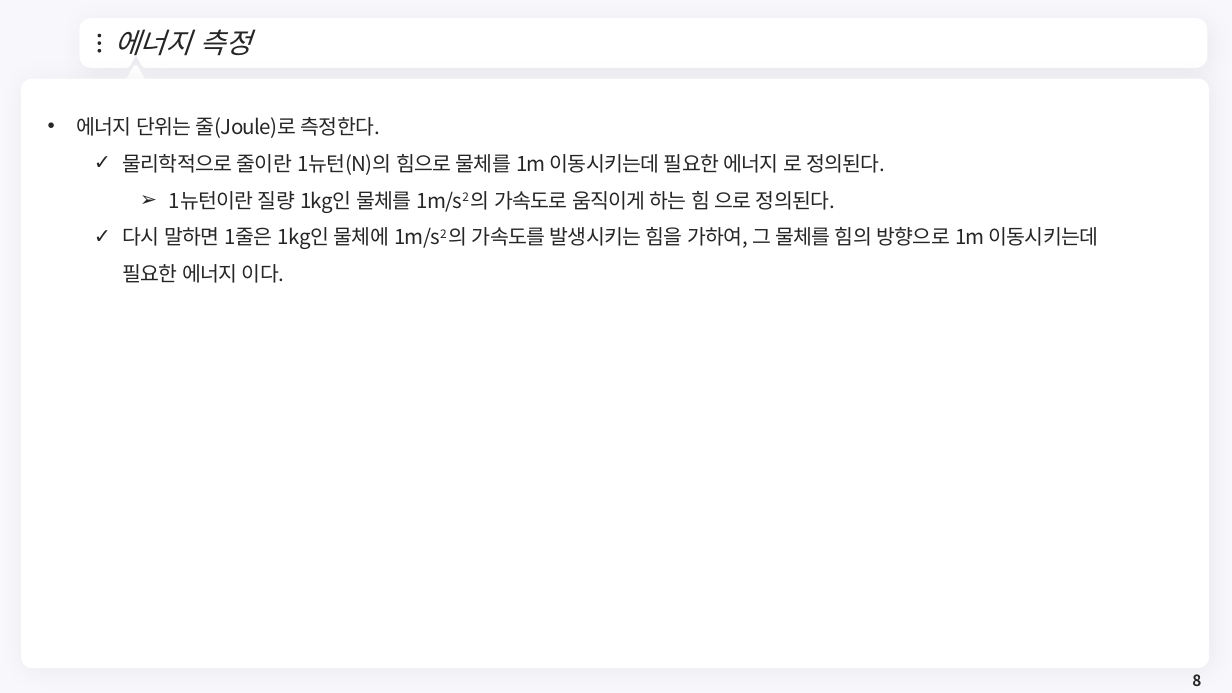
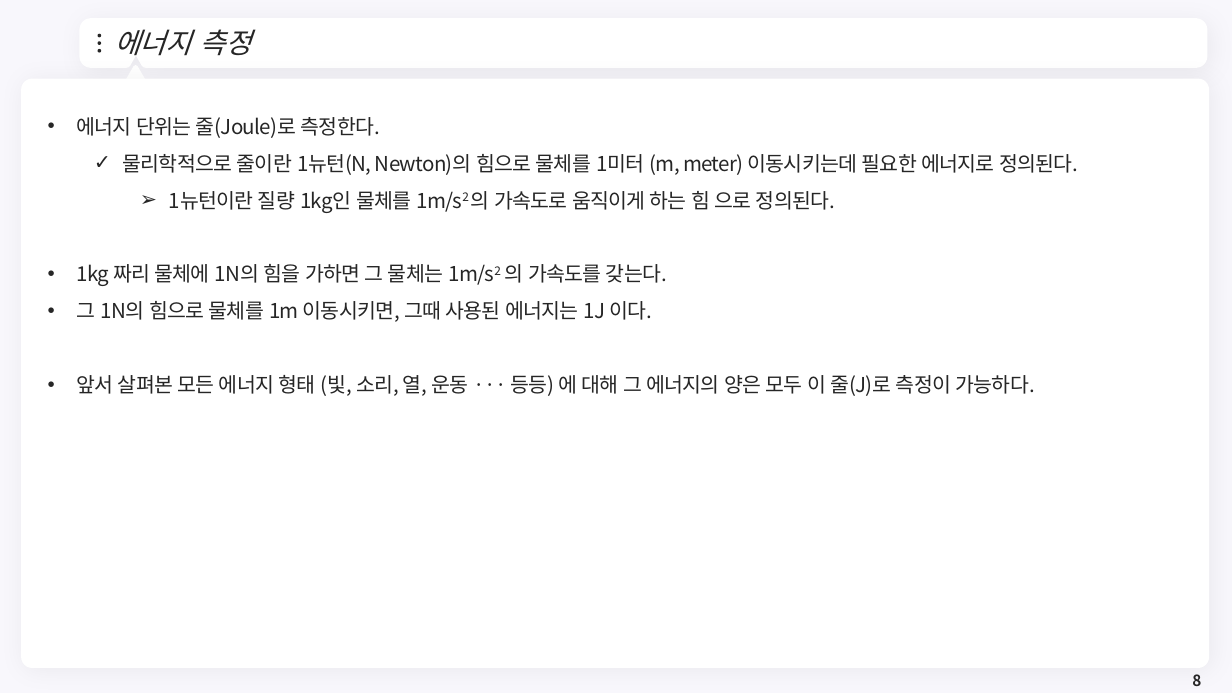
Before and after one commit to meandthey/Teaching, a slide deck: slide 8 of 에너지경제학/자원에너지경제학_Chapter_1.pptx. Drawn at 1232x693 pixels with LibreOffice and Linux fonts; fonts in the diff are those of the drawing; background and template pictures are left out. Boxes give left, top, right and bottom in pixels: in the first picture for what was removed or moved away, otherwise in the second. Text is boxed around its words. In the diff, an @@ line names an element or a change of style, - is before the commit and + after.

```diff
--- a/에너지경제학/자원에너지경제학_Chapter_1.pptx
+++ b/에너지경제학/자원에너지경제학_Chapter_1.pptx
@@ text at [123,154,1078,175]: text changed @@
-  ✓ 물리학적으로 줄이란 1뉴턴(N)의 힘으로 물체를 1m 이동시키는데 필요한 에너지 로 정의된다.
+  ✓ 물리학적으로 줄이란 1뉴턴(N, Newton)의 힘으로 물체를 1미터 (m, meter) 이동시키는데 필요한 에너지로 정의된다.
@@ text at [76,264,1035,396]: text changed @@
-  ✓ 다시 말하면 1줄은 1kg인 물체에 1m/s2 의 가속도를 발생시키는 힘을 가하여, 그 물체를 힘의 방향으로 1m 이동시키는데 필요한 에너지 이다.
+• 1kg 짜리 물체에 1N의 힘을 가하면 그 물체는 1m/s2 의 가속도를 갖는다.
+• 그 1N의 힘으로 물체를 1m 이동시키면, 그때 사용된 에너지는 1J 이다.
+• 앞서 살펴본 모든 에너지 형태 (빛, 소리, 열, 운동 ··· 등등) 에 대해 그 에너지의 양은 모두 이 줄(J)로 측정이 가능하다.
```
Also in this commit, not shown: 3 other slides changed, 1 slide added.
